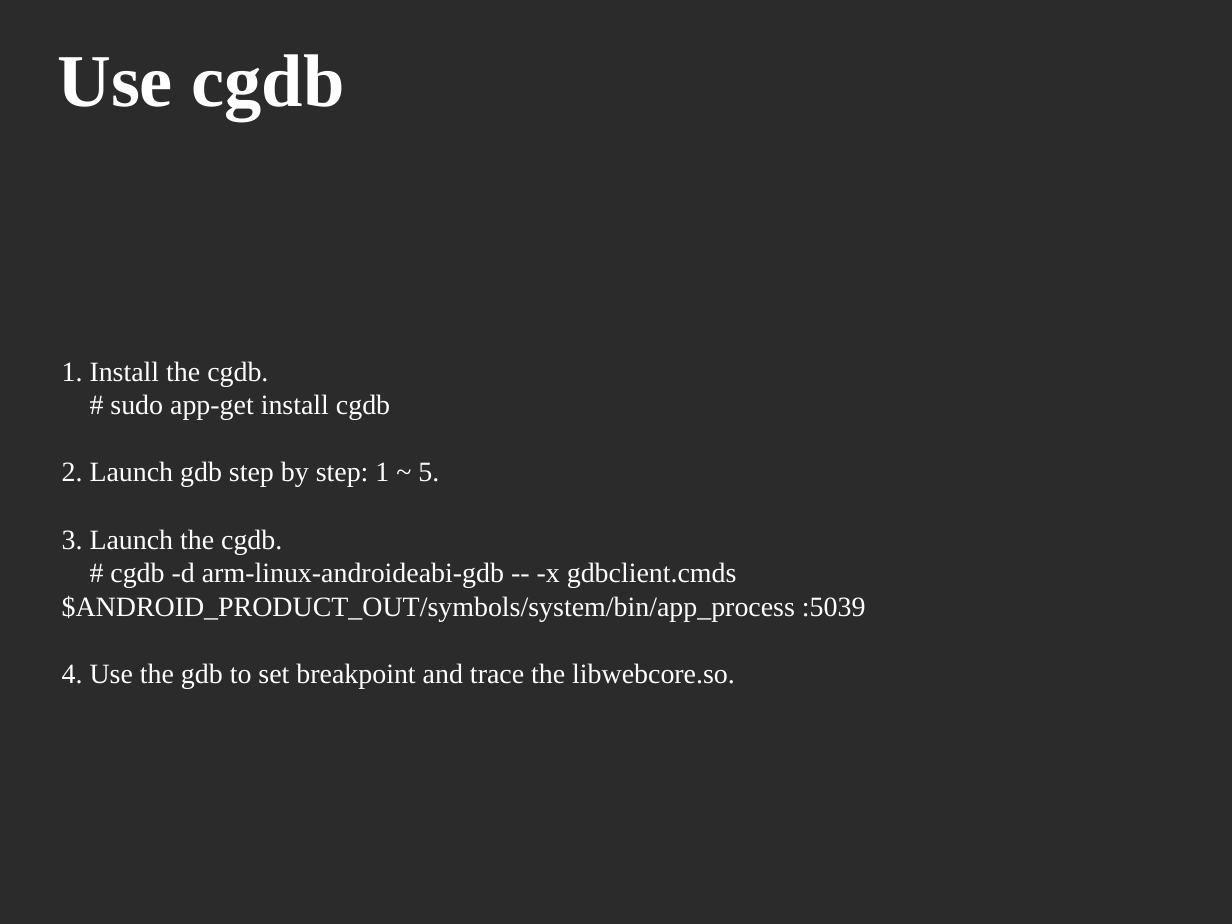
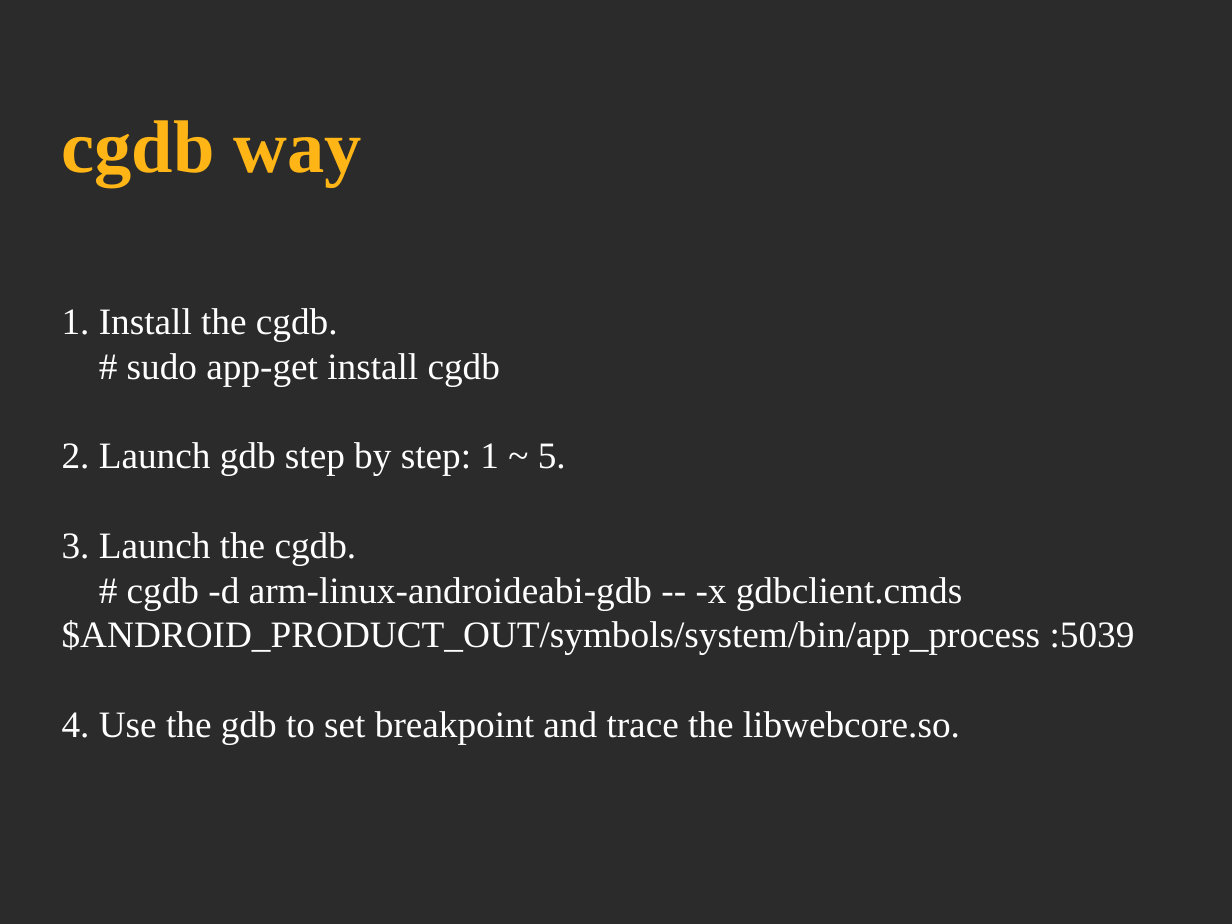
Before and after one commit to tsaicw/android_native_coding, a slide deck: slide 8 of debug_native_code_by_gdb.odp (slide 6 before the commit). Drawn at 1232x924 pixels with LibreOffice and Linux fonts; fonts in the diff are those of the drawing; background and template pictures are left out; a plain dark background stands for a picture behind light text. Boxes give left, top, right and bottom in pixels: in the first picture for what was removed or moved away, otherwise in the second. Text is boxed around its words. In the diff, an @@ line names an element or a change of style, - is before the commit and + after.

Commit message:
Modify the theme and font size of the presentation.

```diff
--- a/debug_native_code_by_gdb.odp
+++ b/debug_native_code_by_gdb.odp
@@ title at [62, 120, 361, 187]: text changed; text colour #FFFFFF to #FFB515 @@
-Use cgdb
+cgdb way
@@ subtitle "1. Install the cgdb." at [62, 308, 1135, 744]: size 18 to 24 pt @@
```
Also in this commit, not shown: 7 other slides changed, 3 slides added.
